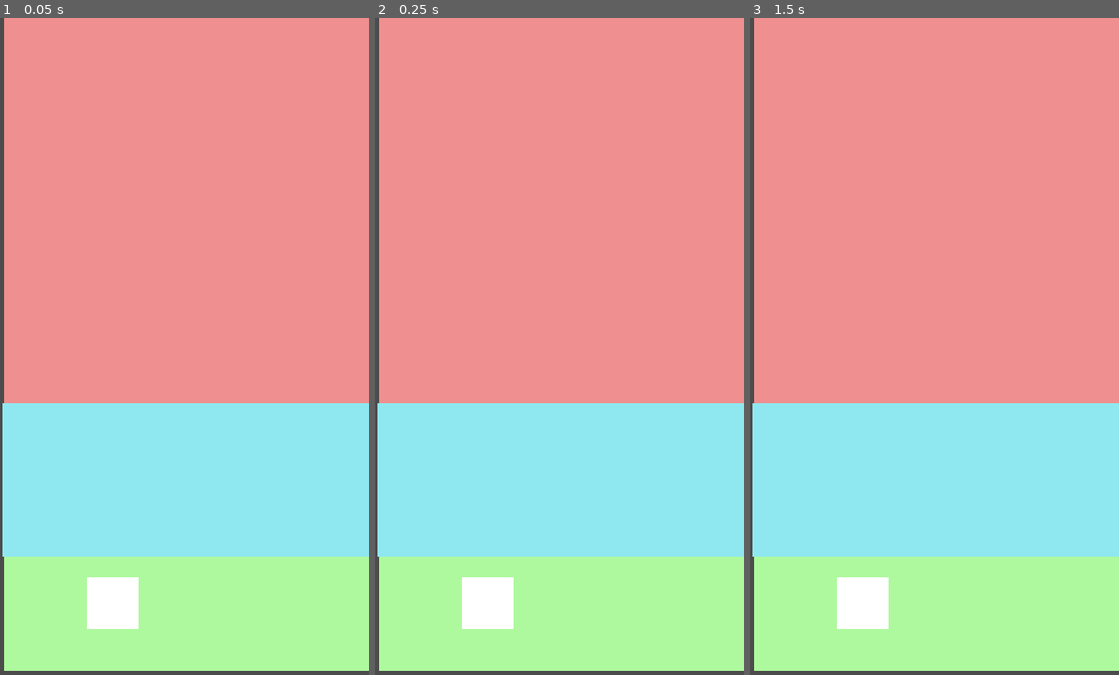
Above: before the commit, frames 1-3 (left to right).
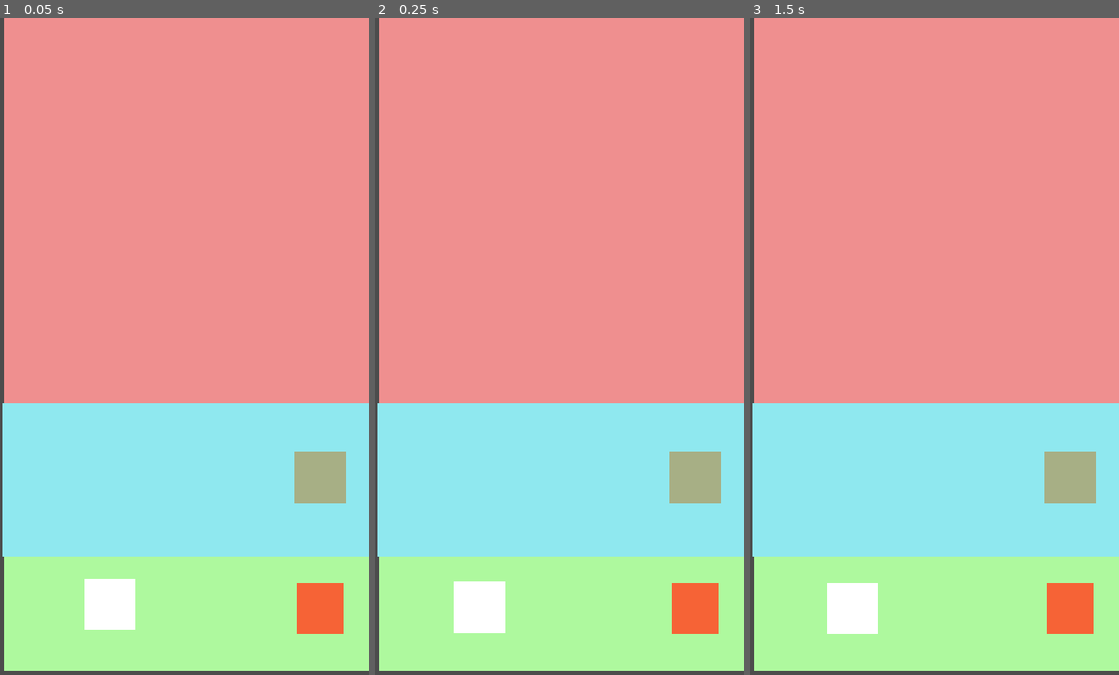
Above: after the commit, the same moments.

Repository: Guzel2/rogue_like_deck_builder
Game: Godot game, scene res://scenes_and_scripts/main.tscn
Same seed, same stepped clock (60 frames per second), same inputs: the game is played once before the commit and once after it.
Inputs (mouse positions are in pixels of both pictures, inside the frame that each line leads up to):
- Up to frame 1 (0.05 s): no input
- Up to frame 2 (0.25 s): no input
- Up to frame 3 (1.5 s): tap Enter at 0.5 s; move the mouse to (1015, 313) at 0.52 s; tap Space at 1.25 s; move the mouse to (860, 379) at 1.27 s

The runs differ from the first frame. In frame 1, 2.3% of the frame differs, in the area x 22-94%, y 66-94%; in frame 2, 2.6%; in frame 3, 2.7%, in the area x 20-94%, y 66-94%.

Commit message:
working hand and dsicard pile

Diff:
--- a/scenes_and_scripts/gameplay.gd
+++ b/scenes_and_scripts/gameplay.gd
@@ -1,4 +1,76 @@
 extends Node2D
 
-func play_card(card_name: String):
+onready var hand_cards = find_node('hand_cards')
+
+var deck = ['0', '1', '2', '3', '4', '5', '6', '7', '8', '9']
+var hand = []
+var discard = []
+
+func _ready():
+	draw_cards(1)
+
+func play_card(card_name: String, card):
 	print(card_name)
+
+	var played = true
+
+	match card_name: #check for conditions, for example if you need to discard cards
+		'0':
+			pass
+		'1':
+			played = false
+
+	if played:
+		while true:
+			var hand_card = hand.pop_front()
+
+			if hand_card == card_name:
+				break
+
+			hand.append(hand_card)
+
+		card.discard_this()
+
+		match card_name:
+			'0':
+				print('test effect')
+				draw_cards(3)
+
+	else:
+		card.return_to_hand()
+
+func start_turn():
+	pass
+
+func end_turn():
+	for card in hand_cards.get_children():
+		card.discard_this()
+	draw_cards(2)
+
+func draw_cards(num_of_cards):
+	var x = 0
+
+	while x < num_of_cards:
+		if !deck.empty():
+			var new_card = deck.pop_front()
+			hand.append(new_card)
+			add_card_to_hand(new_card)
+
+			x += 1
+
+		else:
+			print(discard)
+			discard.shuffle()
+			deck = discard.duplicate()
+			discard.clear()
+
+			x += 1
+
+func add_card_to_hand(card_name):
+	var card = load("res://scenes_and_scripts/gameplay/card.tscn").instance()
+	card.card_name = card_name
+	hand_cards.add_child(card)
+	hand_cards.organize_cards()
+
+func _on_end_turn_released():
+	end_turn()
--- a/scenes_and_scripts/gameplay/card.gd
+++ b/scenes_and_scripts/gameplay/card.gd
@@ -1,6 +1,6 @@
 extends TouchScreenButton
 
-onready var parent = get_parent()
+onready var parent = get_parent().get_parent()
 
 var card_name = 'test'
 
@@ -10,6 +10,7 @@
 
 var start_pos
 var desired_pos
+var action_on_desired_pos = null
 
 var top_area_y = 150
 var play_area_y = 210
@@ -22,18 +23,20 @@
 	if is_pressed():
 		position = get_global_mouse_position() - size/2
 		just_pressed = true
+		print(card_name)
 	elif just_pressed:
 		just_pressed = false
 
 		var y_pos = position.y + size.y/2
 
 		if y_pos < top_area_y:
-			desired_pos = start_pos
+			return_to_hand()
 		elif y_pos < play_area_y:
+			action_on_desired_pos = null
 			desired_pos = position
-			parent.play_card(card_name)
+			parent.play_card(card_name, self)
 		else:
-			desired_pos = start_pos
+			return_to_hand()
 
 	elif desired_pos != position:
 		var dir = (desired_pos - position)
@@ -41,3 +44,18 @@
 			position += dir/10 * (delta * 60)
 		else:
 			position = desired_pos
+
+			match action_on_desired_pos:
+				null:
+					pass
+				'remove':
+					queue_free()
+
+func discard_this():
+	parent.discard.append(card_name)
+	desired_pos = Vector2(125, 230) - size/2
+	action_on_desired_pos = 'remove'
+
+func return_to_hand():
+	action_on_desired_pos = null
+	desired_pos = start_pos
--- /dev/null
+++ b/scenes_and_scripts/gameplay/card.tscn
@@ -0,0 +1,9 @@
+[gd_scene load_steps=3 format=2]
+
+[ext_resource path="res://scenes_and_scripts/gameplay/card.gd" type="Script" id=1]
+[ext_resource path="res://sprites/cards/test.png" type="Texture" id=2]
+
+[node name="card" type="TouchScreenButton"]
+position = Vector2( 34, 218 )
+normal = ExtResource( 2 )
+script = ExtResource( 1 )
--- /dev/null
+++ b/scenes_and_scripts/hand_cards.gd
@@ -0,0 +1,27 @@
+extends Node2D
+
+var available_space = 70
+var x_offset = 30
+var y_offset = 220
+
+func organize_cards():
+	var children = get_children()
+
+	var x = children.size()
+
+	while x > 0:
+		var child = children.pop_front()
+
+		if !child.action_on_desired_pos == 'remove':
+			children.append(child)
+
+		x -= 1
+
+	print(children)
+
+	var step_size = available_space / children.size()
+
+	for child in children.size():
+		children[child].desired_pos = Vector2(x_offset, y_offset) + Vector2(step_size*child, 0)
+		children[child].start_pos = children[child].desired_pos
+		children[child].action_on_desired_pos = null
--- a/scenes_and_scripts/main.tscn
+++ b/scenes_and_scripts/main.tscn
@@ -1,13 +1,13 @@
 [gd_scene load_steps=4 format=2]
 
 [ext_resource path="res://sprites/cards/test.png" type="Texture" id=1]
-[ext_resource path="res://scenes_and_scripts/gameplay/card.gd" type="Script" id=2]
+[ext_resource path="res://scenes_and_scripts/hand_cards.gd" type="Script" id=2]
 [ext_resource path="res://scenes_and_scripts/gameplay.gd" type="Script" id=3]
 
 [node name="main" type="Node2D"]
 __meta__ = {
-"_edit_horizontal_guides_": [ 150.0, 210.0 ],
-"_edit_vertical_guides_": [  ]
+"_edit_horizontal_guides_": [ 150.0, 230.0 ],
+"_edit_vertical_guides_": [ 100.0 ]
 }
 
 [node name="return_to_hand_area" type="Sprite" parent="."]
@@ -28,6 +28,12 @@
 scale = Vector2( 7.15, 2.225 )
 texture = ExtResource( 1 )
 
+[node name="discard_pile" type="Sprite" parent="."]
+modulate = Color( 0.968627, 0.392157, 0.215686, 1 )
+position = Vector2( 125, 230 )
+scale = Vector2( 0.9, 1 )
+texture = ExtResource( 1 )
+
 [node name="camera" type="Camera2D" parent="."]
 anchor_mode = 0
 current = true
@@ -36,7 +42,12 @@
 [node name="gameplay" type="Node2D" parent="."]
 script = ExtResource( 3 )
 
-[node name="card" type="TouchScreenButton" parent="gameplay"]
-position = Vector2( 34, 218 )
+[node name="end_turn" type="TouchScreenButton" parent="gameplay"]
+modulate = Color( 0.658824, 0.690196, 0.52549, 1 )
+position = Vector2( 115, 169 )
 normal = ExtResource( 1 )
+
+[node name="hand_cards" type="Node2D" parent="gameplay"]
 script = ExtResource( 2 )
+
+[connection signal="released" from="gameplay/end_turn" to="gameplay" method="_on_end_turn_released"]
